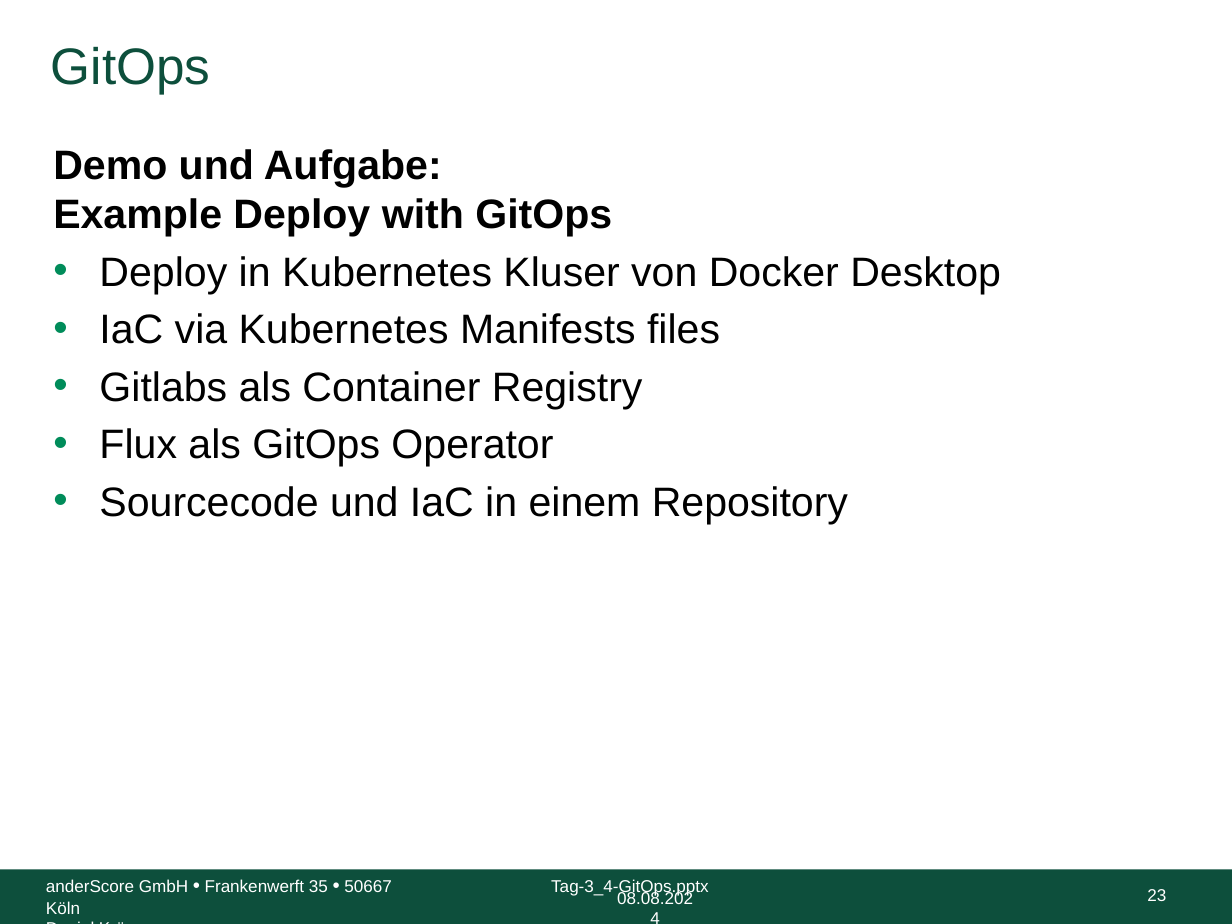
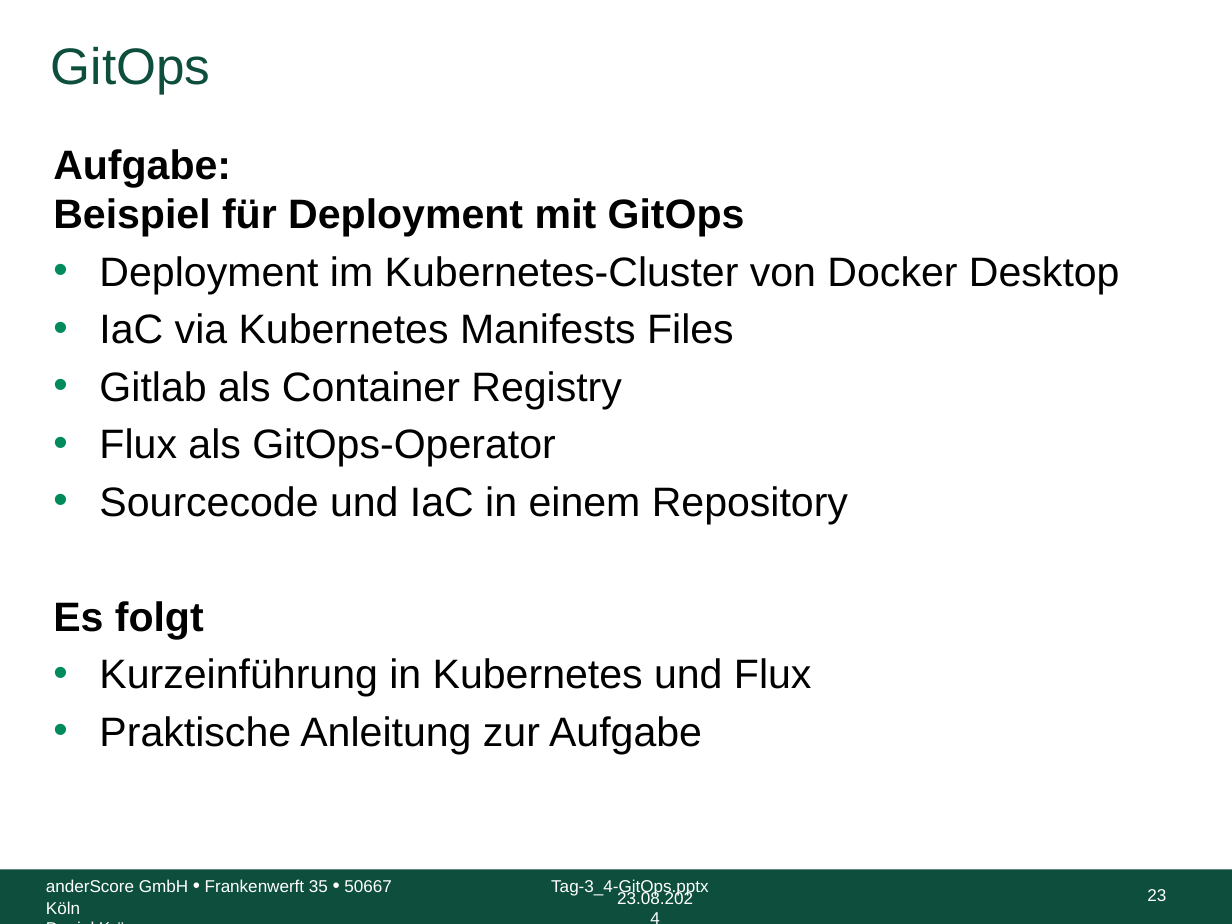
Before and after one commit to anderscore-gmbh/gitlab, a slide deck: slide 23 of slides/Tag-3_4-GitOps.pptx. Drawn at 1232x924 pixels with LibreOffice and Linux fonts; fonts in the diff are those of the drawing; background and template pictures are left out. Boxes give left, top, right and bottom in pixels: in the first picture for what was removed or moved away, otherwise in the second. Text is boxed around its words. In the diff, an @@ line names an element or a change of style, - is before the commit and + after.

Commit message:
GitOps Aufgabe überarbeitet

```diff
--- a/slides/Tag-3_4-GitOps.pptx
+++ b/slides/Tag-3_4-GitOps.pptx
@@ text at <box>53,149,1120,466</box>: text changed @@
-Demo und Aufgabe:
-Example Deploy with GitOps
-• Deploy in Kubernetes Kluser von Docker Desktop
-• IaC via Kubernetes Manifests files
-• Gitlabs als Container Registry
-• Flux als GitOps Operator
+Aufgabe:
+Beispiel für Deployment mit GitOps
+• Deployment im Kubernetes-Cluster von Docker Desktop
+• IaC via Kubernetes Manifests Files
+• Gitlab als Container Registry
+• Flux als GitOps-Operator
@@ text at <box>53,601,812,754</box>: paragraphs added @@
+Es folgt
+• Kurzeinführung in Kubernetes und Flux
+• Praktische Anleitung zur Aufgabe
@@ text at <box>617,890,693,904</box>: text changed @@
-08.08.2024
+23.08.2024
```
Also in this commit, not shown: 44 other slides changed, 9 slides added.
